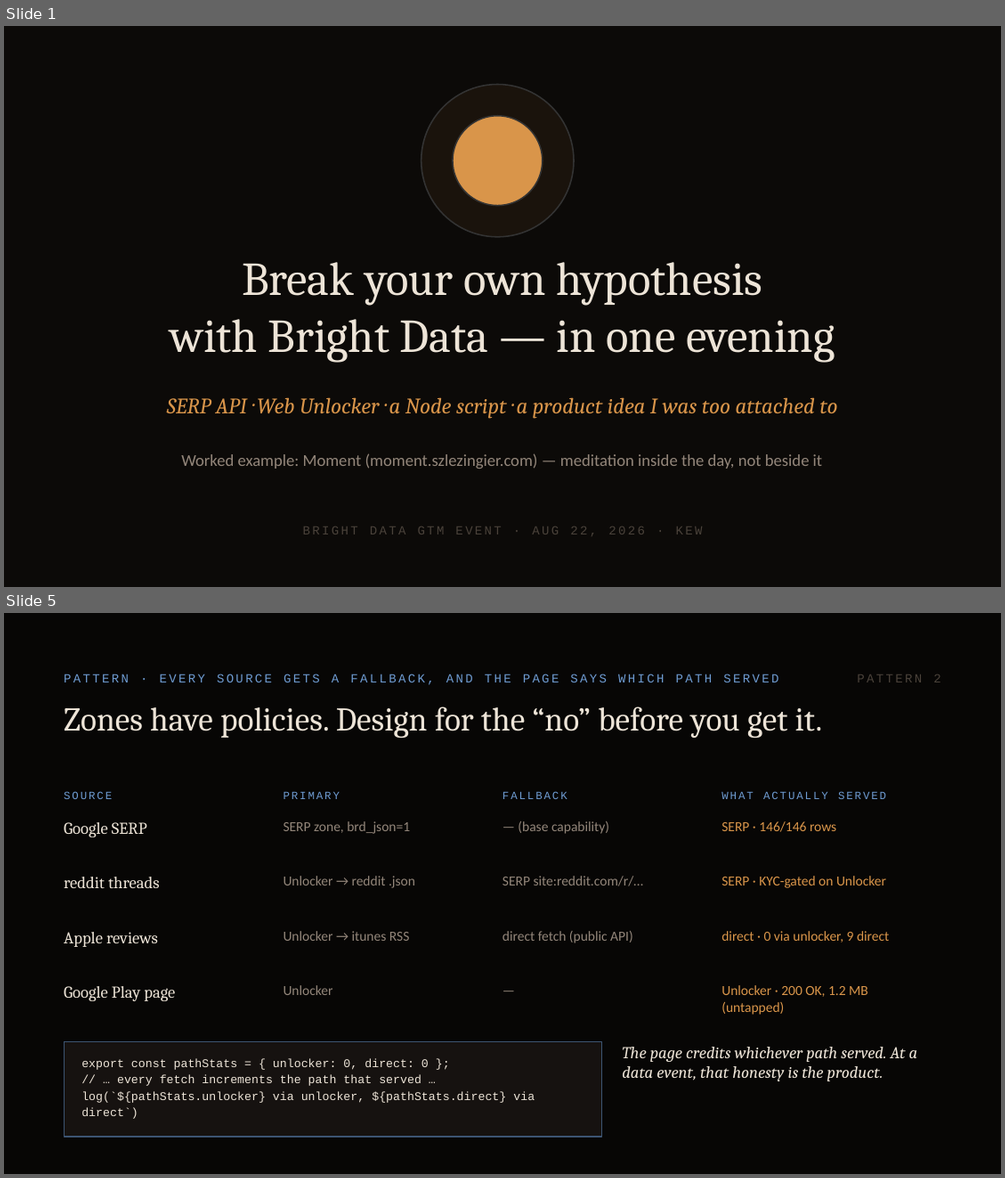
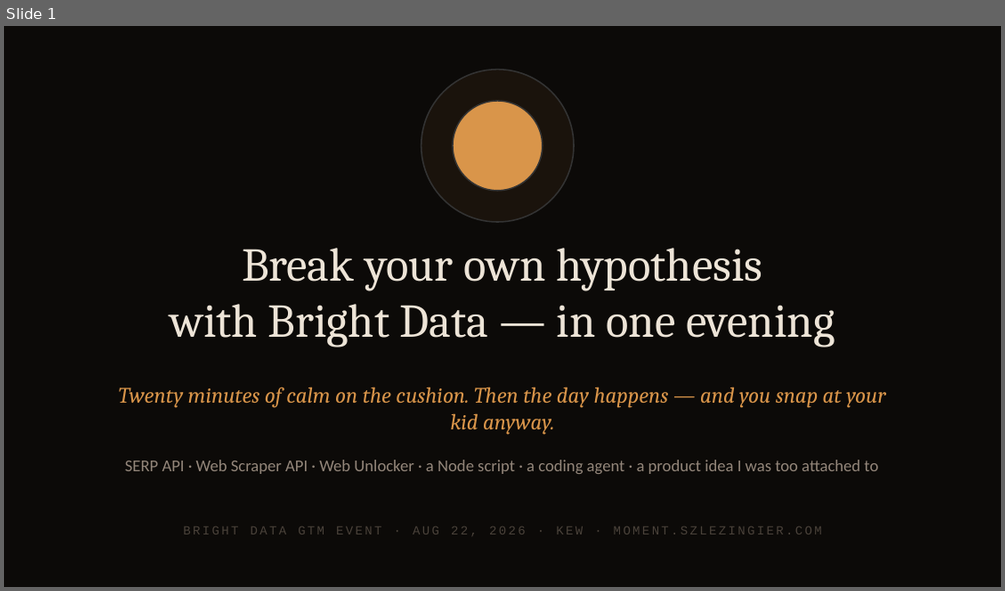
Before and after one commit to kewinzaq1/first-breath, a slide deck: docs/first-breath-how-it-works.pptx. Shown one above the other, each under a label of ours: slides 1 and 5 before the commit, slide 1 after it; the slides between them are not shown. The pictures are 1005x1178 and 1005x591 pixels, drawn with LibreOffice and Linux fonts; fonts in the diff are those of the drawing. Boxes give left, top, right and bottom in pixels: in the first picture for what was removed or moved away, otherwise in the second. Text is boxed around its words. In the diff, an @@ line names an element or a change of style, - is before the commit and + after.

```diff
--- a/docs/first-breath-how-it-works.pptx
+++ b/docs/first-breath-how-it-works.pptx
@@ slide 5 removed at box(4, 613, 1001, 1174), background #070605 @@
@@ text removed at box(64, 674, 778, 685) @@
-PATTERN · EVERY SOURCE GETS A FALLBACK, AND THE PAGE SAYS WHICH PATH SERVED
@@ text removed at box(857, 674, 940, 682) @@
-PATTERN 2
@@ text removed at box(64, 706, 823, 738) @@
-Zones have policies. Design for the “no” before you get it.
@@ text removed at box(64, 791, 112, 799) @@
-SOURCE
@@ text removed at box(283, 792, 340, 799) @@
-PRIMARY
@@ text removed at box(502, 791, 567, 799) @@
-FALLBACK
@@ text removed at box(721, 791, 886, 799) @@
-WHAT ACTUALLY SERVED
@@ text removed at box(64, 822, 147, 837) @@
-Google SERP
@@ text removed at box(283, 821, 410, 834) @@
-SERP zone, brd_json=1
@@ text removed at box(518, 821, 609, 834) @@
-— (base capability)
@@ text removed at box(721, 821, 836, 832) @@
-SERP · 146/146 rows
@@ text removed at box(64, 876, 159, 888) @@
-reddit threads
@@ text removed at box(283, 876, 415, 888) @@
-Unlocker → reddit .json
@@ text removed at box(502, 876, 643, 886) @@
-SERP site:reddit.com/r/…
@@ text removed at box(721, 876, 886, 888) @@
-SERP · KYC-gated on Unlocker
@@ text removed at box(64, 932, 158, 947) @@
-Apple reviews
@@ text removed at box(283, 931, 409, 941) @@
-Unlocker → itunes RSS
@@ text removed at box(502, 931, 633, 943) @@
-direct fetch (public API)
@@ text removed at box(721, 931, 889, 942) @@
-direct · 0 via unlocker, 9 direct
@@ text removed at box(64, 986, 175, 1001) @@
-Google Play page
@@ text removed at box(283, 985, 333, 995) @@
-Unlocker
@@ text removed at box(502, 981, 712, 1031) @@
-—
@@ text removed at box(721, 985, 868, 1014) @@
-Unlocker · 200 OK, 1.2 MB (untapped)
@@ rectangle removed at box(64, 1042, 602, 1136) @@
@@ text removed at box(81, 1059, 534, 1119) @@
-export const pathStats = { unlocker: 0, direct: 0 };
-// … every fetch increments the path that served …
-log(`${pathStats.unlocker} via unlocker, ${pathStats.direct} via direct`)
@@ text removed at box(622, 1046, 918, 1081) @@
-The page credits whichever path served. At a data event, that honesty is the product.
@@ slide 1 changed as well @@
@@ 2 ellipses, 1 text: place and size @@
-2 ellipses, 1 text at box(170, 84, 835, 362)
+2 ellipses, 1 text at box(170, 69, 835, 347)
@@ text added at box(119, 386, 885, 434), 16 pt, text #D9954A, italic @@
+Twenty minutes of calm on the cushion. Then the day happens — and you snap at your kid anyway.
@@ text at box(125, 459, 878, 474): text changed; size 16 to 12 pt; font Cambria to Calibri; text colour #D9954A to #93867A; italic off @@
-SERP API · Web Unlocker · a Node script · a product idea I was too attached to
+SERP API · Web Scraper API · Web Unlocker · a Node script · a coding agent · a product idea I was too attached to
@@ text removed at box(181, 453, 823, 468) @@
-Worked example: Moment (moment.szlezingier.com) — meditation inside the day, not beside it
@@ text at box(183, 526, 822, 535): text changed @@
-BRIGHT DATA GTM EVENT · AUG 22, 2026 · KEW
+BRIGHT DATA GTM EVENT · AUG 22, 2026 · KEW · MOMENT.SZLEZINGIER.COM
```
Also in this commit, not shown: 8 other slides changed, 1 slide added, 14 other files.
